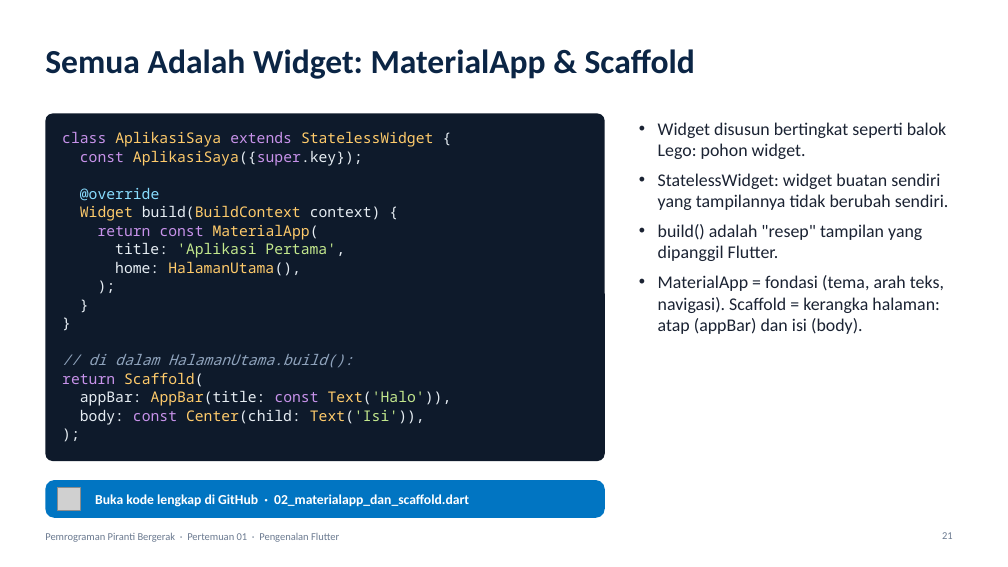
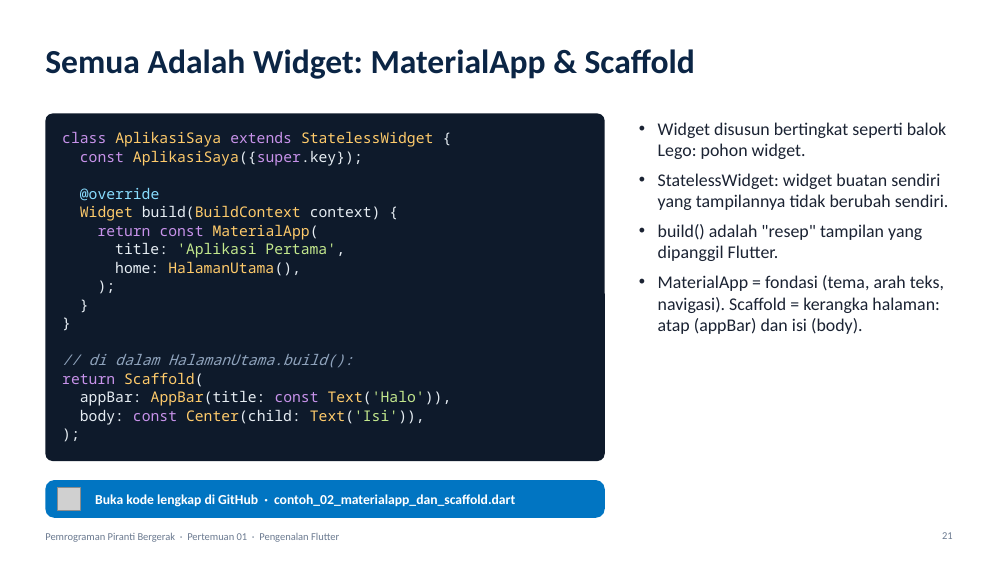
Before and after one commit to antonprafanto/mobile2026, a slide deck: slide 21 of pertemuan_01_pengenalan_flutter/slide/PERTEMUAN_01_Pengenalan_Flutter.pptx. Drawn at 1008x567 pixels with LibreOffice and Linux fonts; fonts in the diff are those of the drawing; grey boxes stand for pictures. Boxes give left, top, right and bottom in pixels: in the first picture for what was removed or moved away, otherwise in the second. Text is boxed around its words. In the diff, an @@ line names an element or a change of style, - is before the commit and + after.

```diff
--- a/pertemuan_01_pengenalan_flutter/slide/PERTEMUAN_01_Pengenalan_Flutter.pptx
+++ b/pertemuan_01_pengenalan_flutter/slide/PERTEMUAN_01_Pengenalan_Flutter.pptx
@@ text in rounded rectangle at (95,494,515,507): text changed @@
-Buka kode lengkap di GitHub · 02_materialapp_dan_scaffold.dart
+Buka kode lengkap di GitHub · contoh_02_materialapp_dan_scaffold.dart
```
Also in this commit, not shown: 5 other slides changed, 32 other files.
